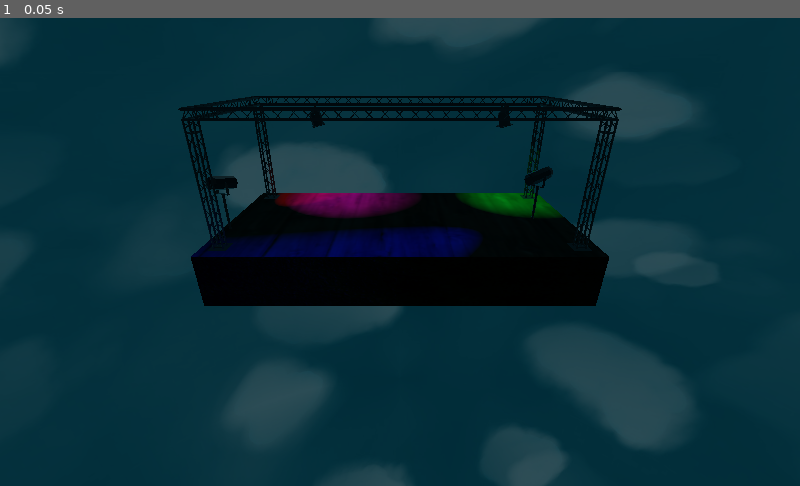
Above: before the commit, frame 1.
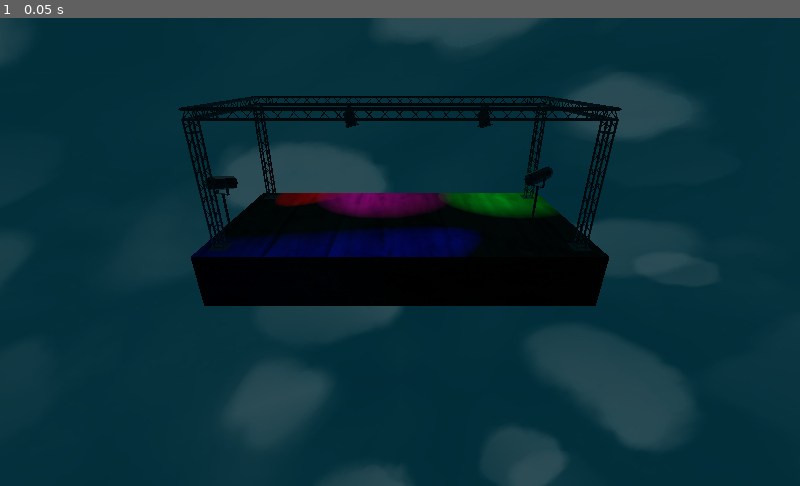
Above: after the commit, the same moment.

Repository: MartiniMoe/WubbaLubbaDubDub
Game: Godot game, scene res://scenes/Main.tscn
The game is run twice, just before and just after one commit, with the same random seed, the same clock (stepped at 60 frames per second) and the same inputs.
Inputs:
- Up to frame 1 (0.05 s): no input

The runs differ from the first frame. In frame 1, 0.9% of the frame differs, in the area x 36-71%, y 18-43%.

Commit message:
move lights

Diff:
--- a/godot_project/scenes/Main.tscn
+++ b/godot_project/scenes/Main.tscn
@@ -56,10 +56,10 @@
 
 [node name="Spotlight_oben" parent="." instance=ExtResource( 7 )]
 
-transform = Transform( 0.4, 0, 0, 0, 0.4, 0, 0, 0, 0.4, 7.22559, 2.45415, -4.42855 )
+transform = Transform( 0.4, 0, 0, 0, 0.4, 0, 0, 0, 0.4, 5.84253, 2.45415, -4.42855 )
 light_color = Color( 0, 1, 0.179688, 1 )
 
 [node name="Spotlight_oben2" parent="." instance=ExtResource( 7 )]
 
-transform = Transform( 0.4, 0, 0, 0, 0.4, 0, 0, 0, 0.4, -5.86925, 2.45415, -4.42855 )
+transform = Transform( 0.4, 0, 0, 0, 0.4, 0, 0, 0, 0.4, -3.52159, 2.45415, -4.42855 )
 light_color = Color( 0.921875, 0, 1, 1 )
